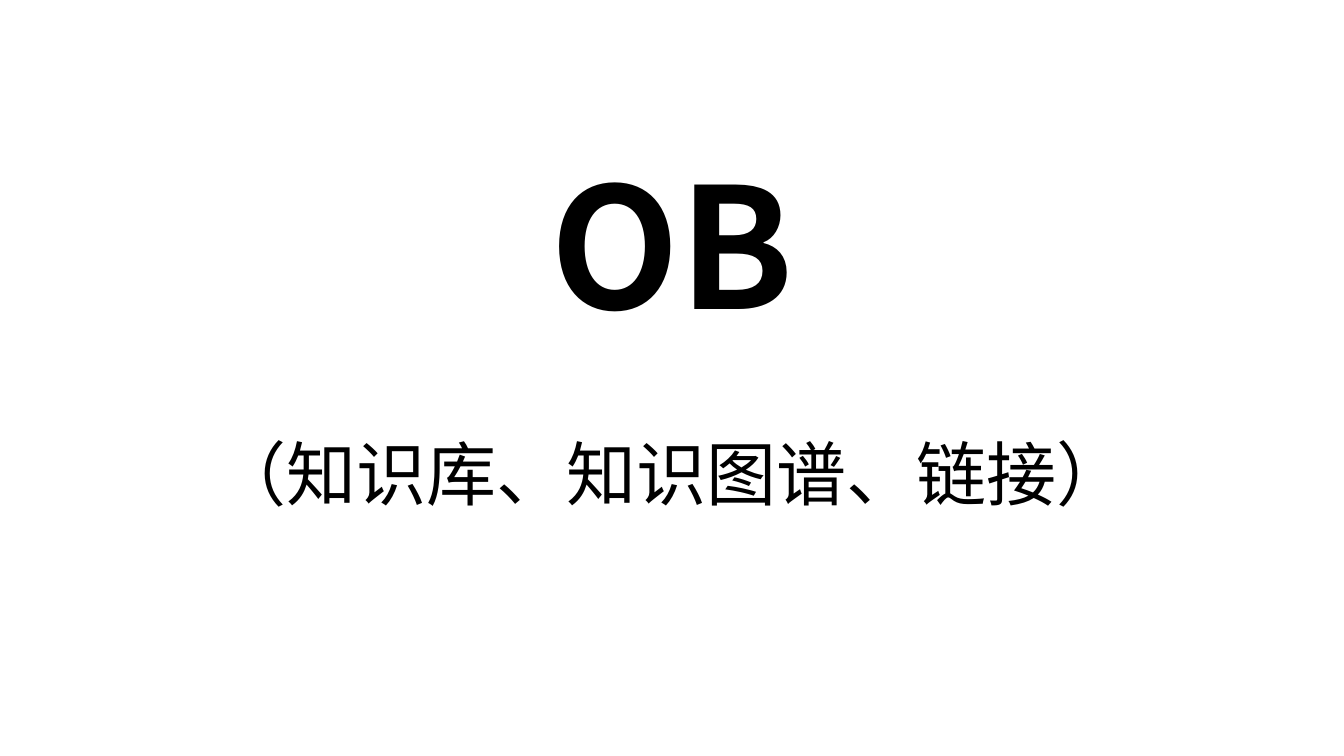
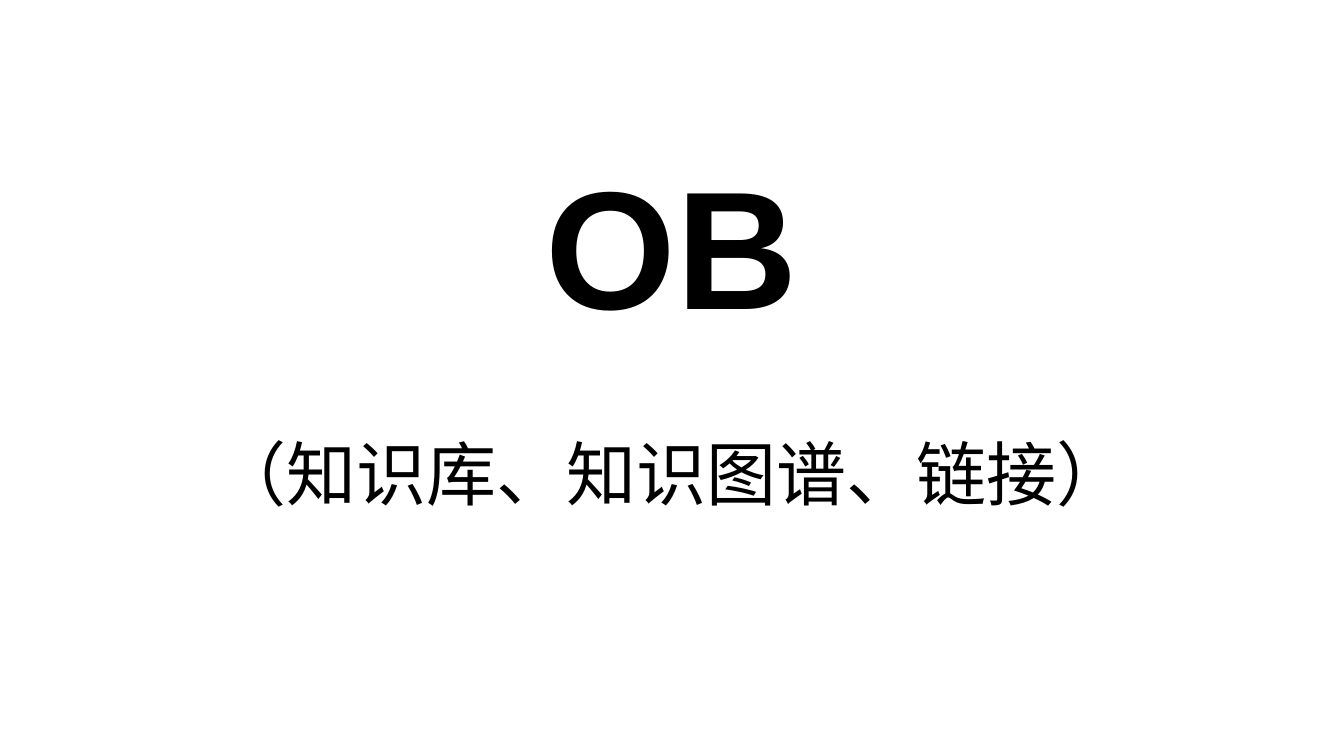
Before and after one commit to aistudybar/ob-OnePersonCompany, a slide deck: slide 6 of _attachment/一人公司（OPC）.pptx. Drawn at 1344x756 pixels with LibreOffice and Linux fonts; fonts in the diff are those of the drawing. Boxes give left, top, right and bottom in pixels: in the first picture for what was removed or moved away, otherwise in the second. Text is boxed around its words. In the diff, an @@ line names an element or a change of style, - is before the commit and + after.

```diff
--- a/_attachment/一人公司（OPC）.pptx
+++ b/_attachment/一人公司（OPC）.pptx
@@ title "OB" at (546,191,798,311): font Noto Sans CJK SC to Arial @@
```
Also in this commit, not shown: 16 other slides changed, 10 slides added, 2 slides removed, 3 other files.
